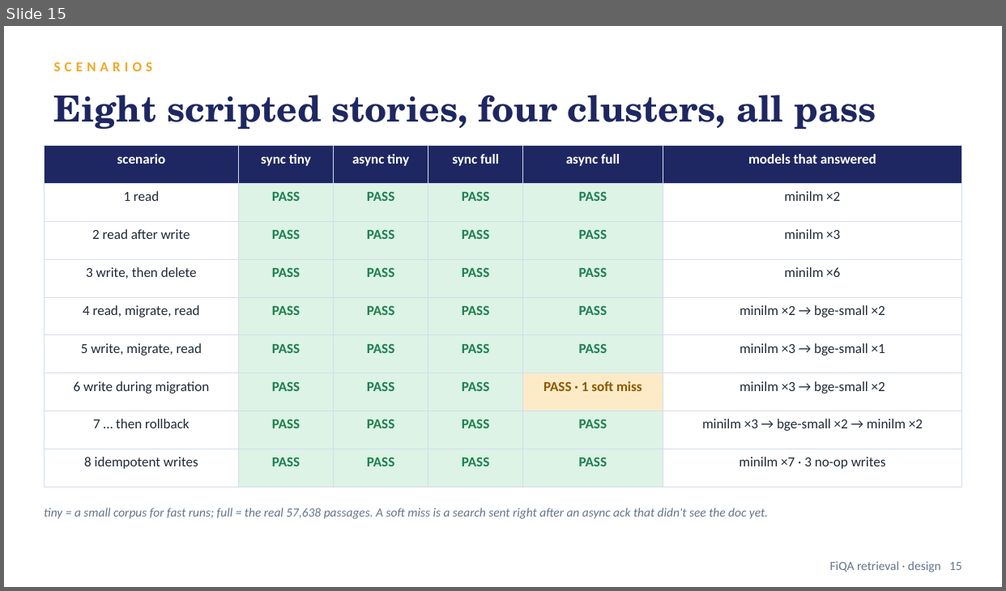
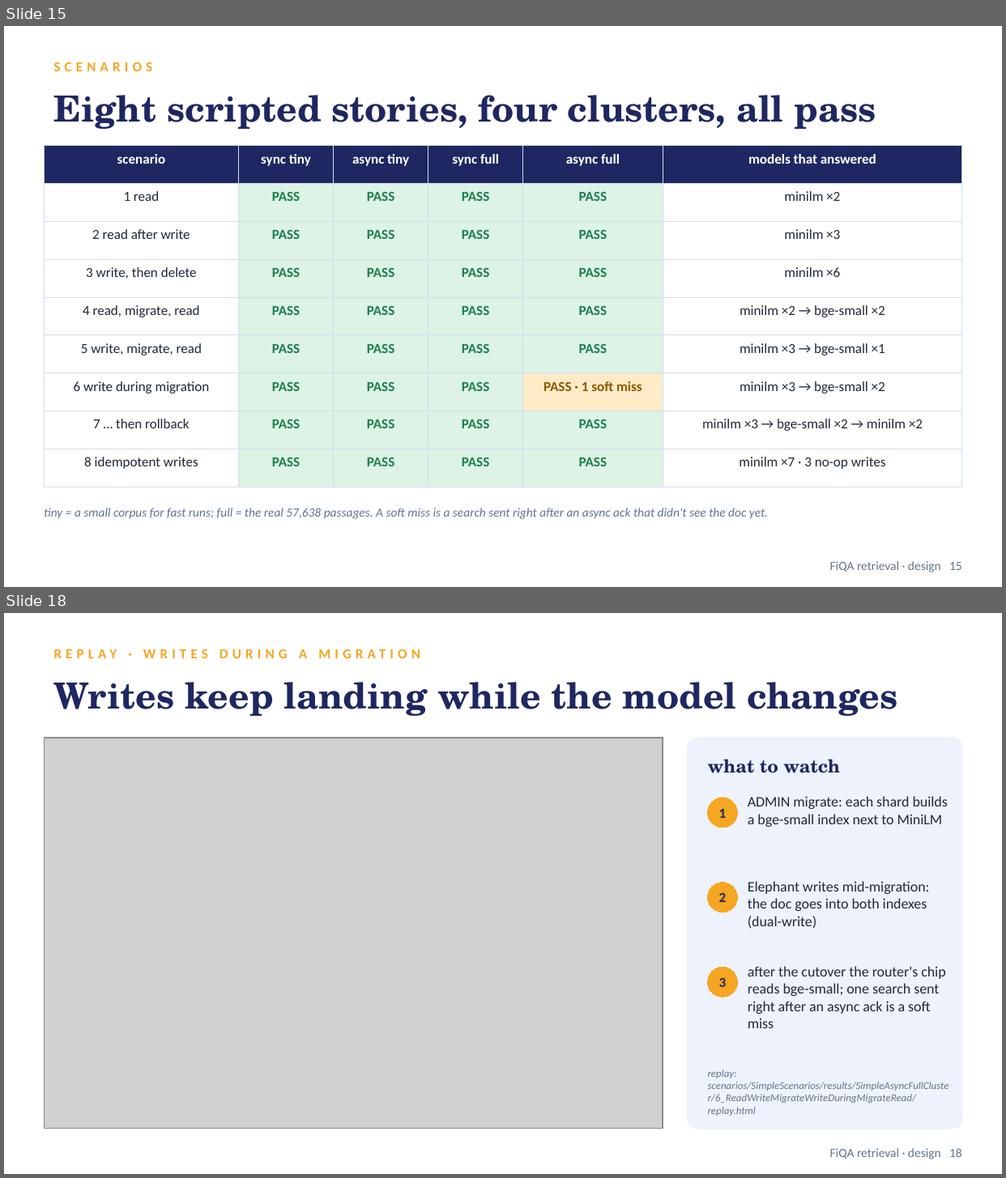
Before and after one commit to node31/fiqa-agentic-retrieval, a slide deck: docs/design/DESIGN.pptx. Shown one above the other, each under a label of ours: slide 15 before the commit, slides 15 and 18 after it; the slides between them are not shown. The pictures are 1006x591 and 1006x1178 pixels, drawn with LibreOffice and Linux fonts; fonts in the diff are those of the drawing; grey boxes stand for pictures. Boxes give left, top, right and bottom in pixels: in the first picture for what was removed or moved away, otherwise in the second. Text is boxed around its words. In the diff, an @@ line names an element or a change of style, - is before the commit and + after.

Commit message:
Add five replay GIFs to the design deck

```diff
--- a/docs/design/DESIGN.pptx
+++ b/docs/design/DESIGN.pptx
@@ slide 18 added at [4,613,1002,1174], background #FFFFFF @@
@@ text added at [299,649,307,658], 10 pt, text #F5A623, bold @@
+REPLAY · WRITES DURING A MIGRATION
@@ text added at [54,682,897,716], 26 pt, text #1E2761, bold @@
+Writes keep landing while the model changes
@@ picture added at [44,738,663,1129] @@
@@ rounded rectangle added at [688,738,962,1129], fill #EEF2FD, outline #EEF2FD 1 pt @@
@@ text added at [708,759,840,773], 13 pt, text #1E2761, bold @@
+what to watch
@@ ellipse added at [708,798,738,828], fill #F5A623, outline #F5A623 0.75 pt, 10 pt, text #1E2761, bold @@
+1
@@ text added at [748,796,948,827], 10.5 pt, text #1F2937 @@
+ADMIN migrate: each shard builds a bge-small index next to MiniLM
@@ ellipse added at [708,883,738,913], fill #F5A623, outline #F5A623 0.75 pt, 10 pt, text #1E2761, bold @@
+2
@@ text added at [748,881,930,929], 10.5 pt, text #1F2937 @@
+Elephant writes mid-migration: the doc goes into both indexes (dual-write)
@@ ellipse added at [708,967,738,997], fill #F5A623, outline #F5A623 0.75 pt, 10 pt, text #1E2761, bold @@
+3
@@ text added at [748,966,945,1029], 10.5 pt, text #1F2937 @@
+after the cutover the router's chip reads bge-small; one search sent right after an async ack is a soft miss
@@ text added at [708,1070,949,1116], 7.5 pt, text #64748B, italic @@
+replay: scenarios/SimpleScenarios/results/SimpleAsyncFullCluster/6_ReadWriteMigrateWriteDuringMigrateRead/replay.html
@@ text added at [830,1148,962,1160], 9 pt, text #64748B @@
+FiQA retrieval · design 18
```
Also in this commit, not shown: 2 slides changed, 4 other slides added.
